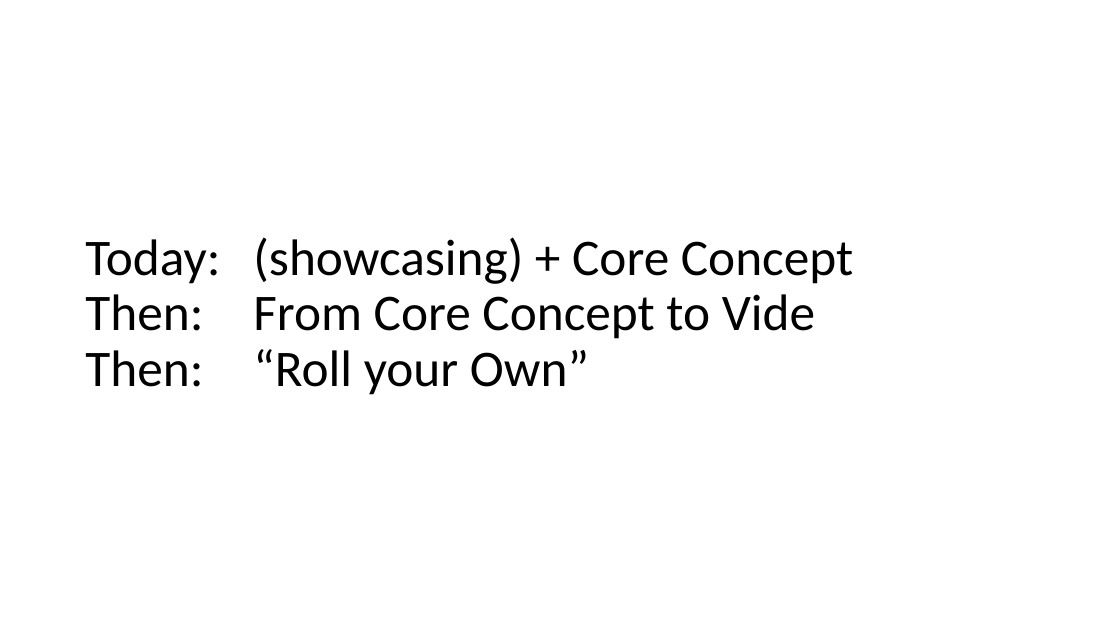
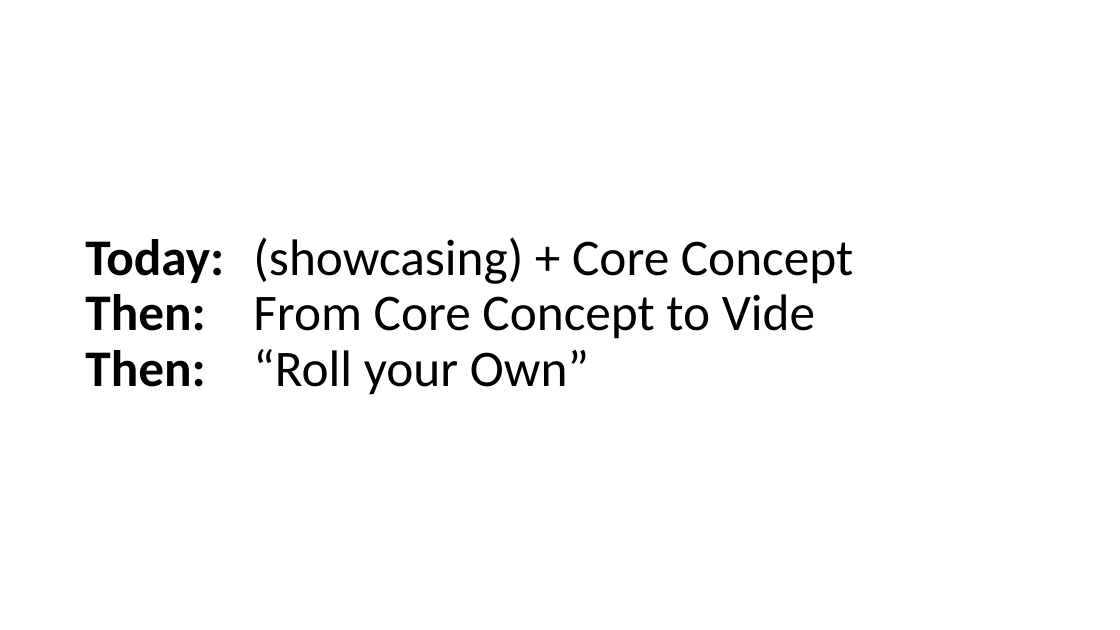
Before and after one commit to RonaldSchlenker/ReactIn200LoC, a slide deck: slide 3 of v2/Presentation.pptx. Drawn at 1120x630 pixels with LibreOffice and Linux fonts; fonts in the diff are those of the drawing. Boxes give left, top, right and bottom in pixels: in the first picture for what was removed or moved away, otherwise in the second. Text is boxed around its words. In the diff, an @@ line names an element or a change of style, - is before the commit and + after.

```diff
--- a/v2/Presentation.pptx
+++ b/v2/Presentation.pptx
@@ title "Today: (showcasing) + Core Concept ..." at (x1=85, y1=237, x2=853, y2=395): bold on in "Today: Then: Then:" @@
```
Also in this commit, not shown: 1 other slide changed, 1 slide added, 1 slide removed.
